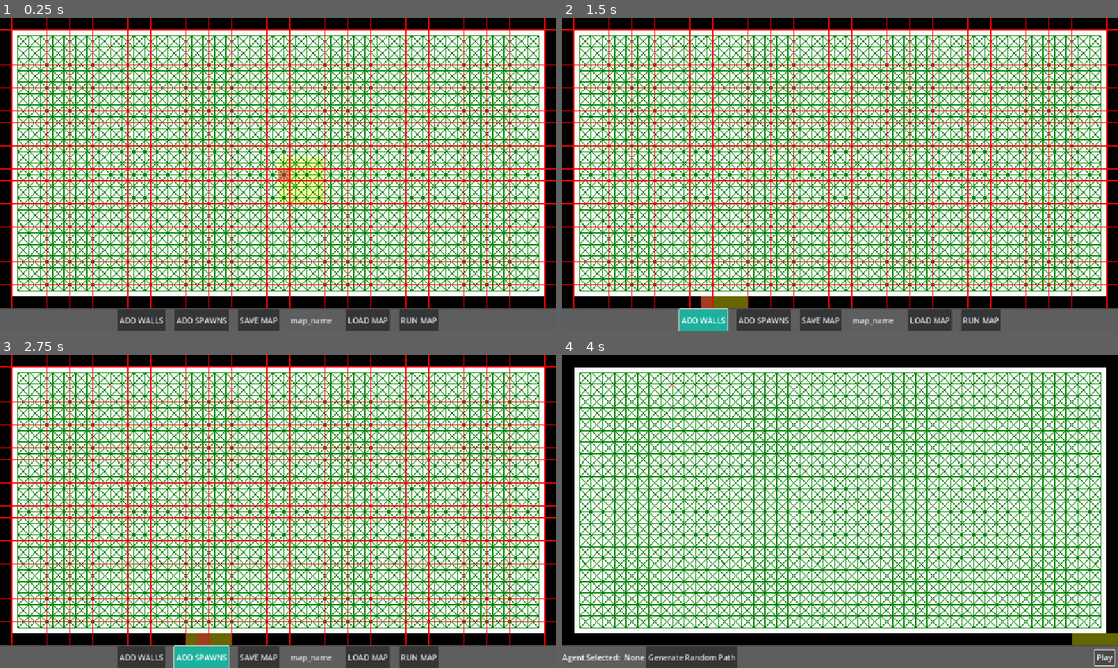
Above: before the commit, frames 1-4 (two rows, left to right).
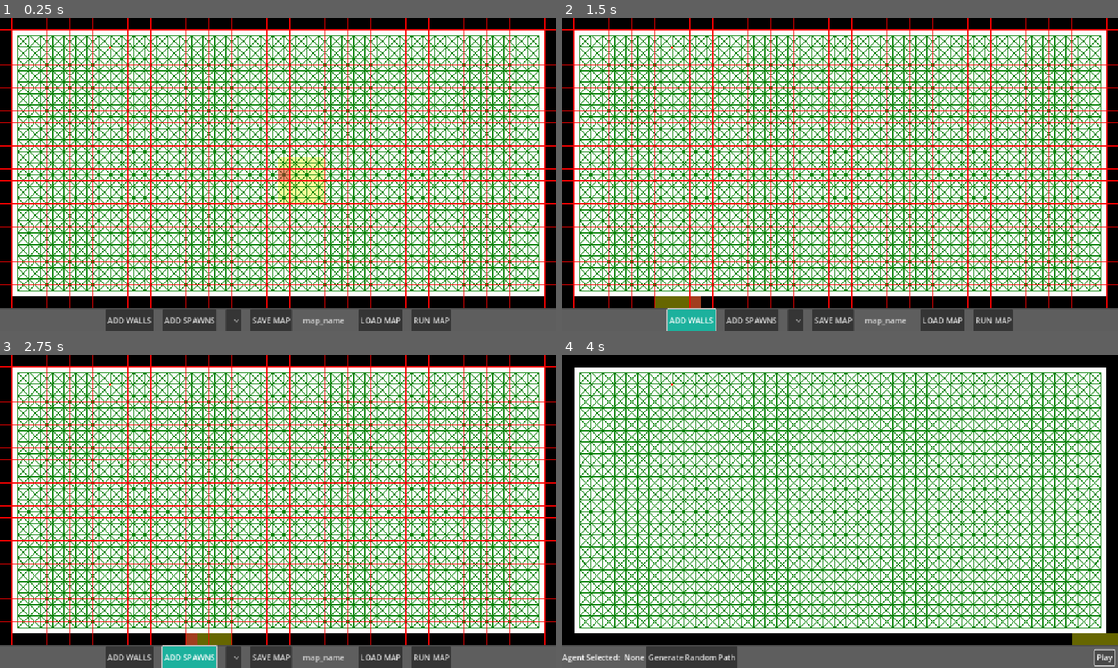
Above: after the commit, the same moments.

Repository: 702BH/GameAIProjects
Game: Godot game, scene res://ProgrammingGameAIByExample/Raven/raven_main_scene.tscn
Same seed, same stepped clock (60 frames per second), same inputs: the game is played once before the commit and once after it. The project has no main scene, so this scene is started directly.
Inputs (mouse positions are in pixels of both pictures, inside the frame that each line leads up to):
- Up to frame 1 (0.25 s): no input
- Up to frame 2 (1.5 s): click (795, 321) at 0.52 s; click "ADD WALLS" at 1.25 s
- Up to frame 3 (2.75 s): click "ADD SPAWNS" at 2 s
- Up to frame 4 (4 s): click "RUN MAP" at 2.75 s; click "Play" at 3.5 s

The runs differ from the first frame. In frame 1, 1.8% of the frame differs, in the area x 19-82%, y 93-100%; in frame 2, 2.5%, in the area x 16-82%, y 88-100%; in frame 3, 2.1%; in frame 4, nothing differs.

Commit message:
Adding weapon types to nodes

Diff:
--- /dev/null
+++ b/aiforgamesprojects/ProgrammingGameAIByExample/Raven/NodeItem.gd
@@ -0,0 +1,11 @@
+class_name RavenNodeItem
+extends Node
+
+enum ItemType {WEAPON, HEALTH}
+
+
+var item_type : ItemType
+var properties := {}
+
+func _init(_item_type: ItemType) -> void:
+	item_type = _item_type
--- /dev/null
+++ b/aiforgamesprojects/ProgrammingGameAIByExample/Raven/NodeItemWeapon.gd
@@ -0,0 +1,11 @@
+class_name RavenNodeItemWeapon
+extends "res://ProgrammingGameAIByExample/Raven/NodeItem.gd"
+
+
+enum WeaponSubtype {SHOTGUN, ROCKET_LAUNCHER}
+
+var weapon_type
+
+func _init(_weapon_type: WeaponSubtype) -> void:
+	super._init(ItemType.WEAPON)
+	weapon_type = _weapon_type
--- a/aiforgamesprojects/ProgrammingGameAIByExample/Raven/map_ui_editor.tscn
+++ b/aiforgamesprojects/ProgrammingGameAIByExample/Raven/map_ui_editor.tscn
@@ -39,7 +39,6 @@
 theme_override_styles/panel = SubResource("StyleBoxFlat_itxlc")
 
 [node name="Buttons" type="HBoxContainer" parent="Container/ButtonPanel"]
-visible = false
 layout_mode = 2
 theme_override_constants/separation = 19
 alignment = 1
@@ -57,6 +56,9 @@
 toggle_mode = true
 button_group = ExtResource("4_62kta")
 text = "ADD SPAWNS"
+
+[node name="OptionButton" type="OptionButton" parent="Container/ButtonPanel/Buttons"]
+layout_mode = 2
 
 [node name="Save" type="Button" parent="Container/ButtonPanel/Buttons"]
 layout_mode = 2
@@ -78,6 +80,7 @@
 text = "RUN MAP"
 
 [node name="RunMapUI" type="HBoxContainer" parent="Container/ButtonPanel"]
+visible = false
 layout_mode = 2
 alignment = 1
 
--- a/aiforgamesprojects/ProgrammingGameAIByExample/Raven/raven_agent.gd
+++ b/aiforgamesprojects/ProgrammingGameAIByExample/Raven/raven_agent.gd
@@ -21,8 +21,8 @@
 		var target_node:RavenNode = current_path[current_path.size()-1]
 
 		draw_circle(to_local(grid_to_world(target_node.node_pos.x, target_node.node_pos.y, path_planner.resolution)), 6.0, Color.NAVY_BLUE)
-		draw_line(Vector2.ZERO, to_local(grid_to_world(current_path[0].node_pos.x, current_path[0].node_pos.y, path_planner.resolution)), "orange")
-		for i in range(1, current_path.size() - 1):
+		#draw_line(Vector2.ZERO, to_local(grid_to_world(current_path[0].node_pos.x, current_path[0].node_pos.y, path_planner.resolution)), "orange")
+		for i in range(0, current_path.size() - 1):
 			if i == current_path.size() - 1:
 				continue
 			else:
@@ -40,6 +40,7 @@
 	#print(path_planner.get_random_path(position))
 	current_path = path_planner.get_random_path(position)
 	print(current_path[current_path.size()-1].node_pos)
+	print(current_path[0].node_pos)
 
 
 
Not shown, added: aiforgamesprojects/ProgrammingGameAIByExample/Raven/NodeItem.gd.uid
Not shown, added: aiforgamesprojects/ProgrammingGameAIByExample/Raven/NodeItemWeapon.gd.uid
